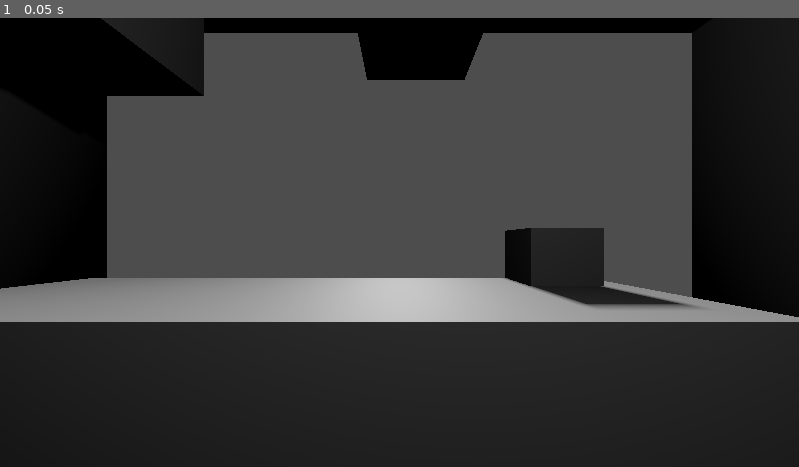
Above: before the commit, frame 1.
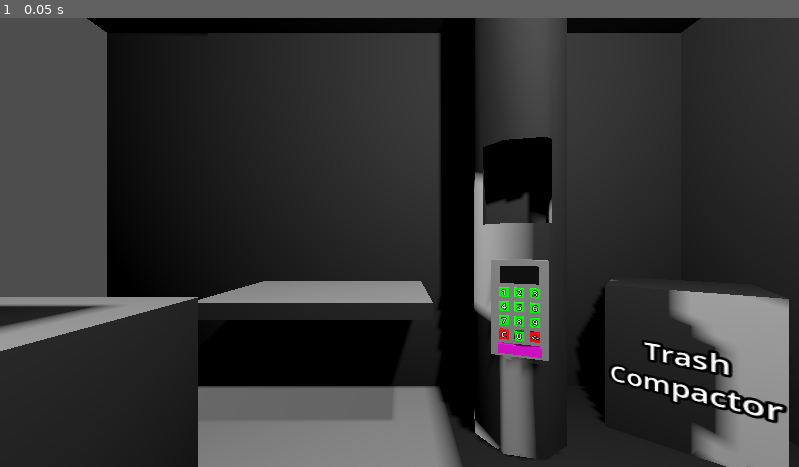
Above: after the commit, the same moment.

Repository: KristenKaiser/BadIdeas2026
Game: Godot game, scene res://Scenes/Main.tscn
The game is run twice, just before and just after one commit, with the same random seed, the same clock (stepped at 60 frames per second) and the same inputs.
Inputs:
- Up to frame 1 (0.05 s): no input

The runs differ from the first frame. In frame 1, 70% of the frame differs, in the area x 0-100%, y 0-100%.

Commit message:
Keypad summons object

Diff:
--- a/bad-ideas-game-jam-2026/Scenes/Button.tscn
+++ b/bad-ideas-game-jam-2026/Scenes/Button.tscn
@@ -12,12 +12,13 @@
 [sub_resource type="BoxShape3D" id="BoxShape3D_ohrw4"]
 size = Vector3(1.53, 1, 1)
 
-[node name="Button" type="MeshInstance3D" node_paths=PackedStringArray("label")]
+[node name="Button" type="MeshInstance3D" node_paths=PackedStringArray("label", "collision_shape")]
 transform = Transform3D(0.99999976, 0, 0, 0, 1, 0, 0, 0, 0.99999976, 0, 0, 0)
 mesh = SubResource("BoxMesh_a506e")
 skeleton = NodePath("../../Device")
 script = ExtResource("1_p3102")
 label = NodePath("")
+collision_shape = NodePath("Area3D/CollisionShape3D")
 
 [node name="Area3D" type="Area3D" parent="."]
 
--- a/bad-ideas-game-jam-2026/Scenes/KeypadButton.tscn
+++ b/bad-ideas-game-jam-2026/Scenes/KeypadButton.tscn
@@ -5,7 +5,7 @@
 [node name="Button" node_paths=PackedStringArray("label") instance=ExtResource("1_h7ygy")]
 label = NodePath("Label3D2")
 
-[node name="Label3D2" type="Label3D" parent="." index="2"]
+[node name="Label3D2" type="Label3D" parent="." index="1"]
 transform = Transform3D(-2.4103647e-08, 0, -1, 0, 0.5034887, 0, 0.5514272, 0, -4.371139e-08, -0.025572527, 0.0018492063, -1.1178107e-09)
 text = "1"
 font_size = 16
--- a/bad-ideas-game-jam-2026/Scenes/Main.tscn
+++ b/bad-ideas-game-jam-2026/Scenes/Main.tscn
@@ -1,17 +1,16 @@
-[gd_scene load_steps=7 format=3 uid="uid://d0nk4t02xe8ik"]
+[gd_scene load_steps=8 format=3 uid="uid://d0nk4t02xe8ik"]
 
 [ext_resource type="PackedScene" uid="uid://uvo3k3alfmfd" path="res://Scenes/food_can.tscn" id="1_kln2b"]
 [ext_resource type="PackedScene" uid="uid://ccmmb1u17r8a0" path="res://Scenes/keypad.tscn" id="1_r150o"]
 [ext_resource type="PackedScene" uid="uid://dg21mddb1l2b5" path="res://Scenes/Water.tscn" id="2_rgh2o"]
+[ext_resource type="PackedScene" uid="uid://dc2ar543euyj6" path="res://Scenes/catalogue.tscn" id="3_pbw6q"]
+[ext_resource type="Script" uid="uid://cd6s54ejg8gtm" path="res://Scenes/order_tube.gd" id="3_rgh2o"]
 
 [sub_resource type="BoxShape3D" id="BoxShape3D_c1w88"]
 size = Vector3(0.33112794, 0.4994873, 0.5165771)
 
 [sub_resource type="BoxShape3D" id="BoxShape3D_idj7w"]
 size = Vector3(0.82, 1, 0.71999997)
-
-[sub_resource type="BoxShape3D" id="BoxShape3D_r150o"]
-size = Vector3(0.6, 0.2, 0.4)
 
 [node name="Main" type="Node3D"]
 
@@ -28,7 +27,7 @@
 shadow_enabled = true
 
 [node name="Camera3D" type="Camera3D" parent="."]
-transform = Transform3D(1, 0, 5.9604645e-08, 0, 1, 0, -5.9604645e-08, 0, 1, -0.3, 1.1, -0.9)
+transform = Transform3D(1.5893256e-08, 0, -1, 0, 1, 0, 1, 0, 1.5893256e-08, -0.3, 1.1, -0.9)
 
 [node name="room" type="Node3D" parent="."]
 transform = Transform3D(1, 0, 0, 0, 1, 0, 0, 0, 1, 0, 1.2, -0.2)
@@ -91,6 +90,33 @@
 use_collision = true
 size = Vector3(2.7, 0.1, 1)
 
+[node name="FoodCan" parent="Left/Desk" instance=ExtResource("1_kln2b")]
+transform = Transform3D(0.9796559, 0, 0.20068464, 0, 1, 0, -0.20068464, 0, 0.9796559, 1.1737478, 0.1500001, 0.08294129)
+
+[node name="FoodCan2" parent="Left/Desk" instance=ExtResource("1_kln2b")]
+transform = Transform3D(0.9383785, 0, -0.3456094, 0, 1, 0, 0.3456094, 0, 0.9383785, 1.0967433, 0.15000004, 0.23876119)
+
+[node name="FoodCan3" parent="Left/Desk" instance=ExtResource("1_kln2b")]
+transform = Transform3D(0.9767846, 0, -0.21422394, 0, 1, 0, 0.21422394, 0, 0.9767846, 1.247808, 0.1500001, 0.2740724)
+
+[node name="FoodCan4" parent="Left/Desk" instance=ExtResource("1_kln2b")]
+transform = Transform3D(0.96870023, 0, 0.24823341, 0, 1, 0, -0.24823341, 0, 0.96870023, 1.1894307, 0.35000008, 0.23027015)
+
+[node name="FoodCan6" parent="Left/Desk" instance=ExtResource("1_kln2b")]
+transform = Transform3D(0.98710567, 0, -0.16007072, 0, 1, 0, 0.16007072, 0, 0.98710567, 1.0829349, 0.35000008, 0.118807554)
+
+[node name="FoodCan5" parent="Left/Desk" instance=ExtResource("1_kln2b")]
+transform = Transform3D(0.9698083, 0, -0.24386905, 0, 1, 0, 0.24386905, 0, 0.9698083, 1.012042, 0.15000004, 0.11278081)
+
+[node name="Water" parent="Left/Desk" instance=ExtResource("2_rgh2o")]
+transform = Transform3D(0.99125934, 0, 0.13192764, 0, 1, 0, -0.13192764, 0, 0.99125934, 0.651128, 0.19999999, 0.36162496)
+
+[node name="Water2" parent="Left/Desk" instance=ExtResource("2_rgh2o")]
+transform = Transform3D(0.9677136, 0, 0.25205243, 0, 1, 0, -0.25205243, 0, 0.9677136, 0.5277907, 0.19999999, 0.30339646)
+
+[node name="Water3" parent="Left/Desk" instance=ExtResource("2_rgh2o")]
+transform = Transform3D(0.4360794, 0, 0.8999082, 0, 1, 0, -0.8999082, 0, 0.4360794, 0.66453665, 0.19999999, 0.24769378)
+
 [node name="TrashCan" type="CSGBox3D" parent="Left"]
 transform = Transform3D(0.8660254, 0, -0.5, 0, 1, 0, 0.5, 0, 0.8660254, -2.45, -1.05, -1.25)
 size = Vector3(0.3, 0.5, 0.5)
@@ -134,37 +160,24 @@
 use_collision = true
 size = Vector3(1.4, 0.1, 1)
 
-[node name="FoodCan" parent="Right/Desk" instance=ExtResource("1_kln2b")]
-transform = Transform3D(-0.9796559, 0, -0.20068473, 0, 1, 0, 0.20068473, 0, -0.9796559, -0.49240506, 0.1500001, 4.512033)
+[node name="Catalogue" parent="Right/Desk" instance=ExtResource("3_pbw6q")]
+transform = Transform3D(-4.371139e-08, 0, 1, 0, 1, 0, -1, 0, -4.371139e-08, 0.07094395, 0.104886115, 0.005738735)
 
-[node name="FoodCan2" parent="Right/Desk" instance=ExtResource("1_kln2b")]
-transform = Transform3D(-0.9383785, 0, 0.34560934, 0, 1, 0, -0.34560934, 0, -0.9383785, -0.41540062, 0.15000004, 4.356213)
-
-[node name="FoodCan3" parent="Right/Desk" instance=ExtResource("1_kln2b")]
-transform = Transform3D(-0.9767846, 0, 0.21422385, 0, 1, 0, -0.21422385, 0, -0.9767846, -0.56646526, 0.1500001, 4.320902)
-
-[node name="FoodCan4" parent="Right/Desk" instance=ExtResource("1_kln2b")]
-transform = Transform3D(-0.96870023, 0, -0.2482335, 0, 1, 0, 0.2482335, 0, -0.96870023, -0.5080881, 0.35000008, 4.364704)
-
-[node name="FoodCan6" parent="Right/Desk" instance=ExtResource("1_kln2b")]
-transform = Transform3D(-0.98710567, 0, 0.16007063, 0, 1, 0, -0.16007063, 0, -0.98710567, -0.40159214, 0.35000008, 4.4761667)
-
-[node name="FoodCan5" parent="Right/Desk" instance=ExtResource("1_kln2b")]
-transform = Transform3D(-0.9698083, 0, 0.24386896, 0, 1, 0, -0.24386896, 0, -0.9698083, -0.33069932, 0.15000004, 4.4821935)
-
-[node name="Water" parent="Right/Desk" instance=ExtResource("2_rgh2o")]
-transform = Transform3D(-0.99125934, 0, -0.13192773, 0, 1, 0, 0.13192773, 0, -0.99125934, 0.030214667, 0.19999999, 4.2333493)
-
-[node name="Water2" parent="Right/Desk" instance=ExtResource("2_rgh2o")]
-transform = Transform3D(-0.9677136, 0, -0.2520525, 0, 1, 0, 0.2520525, 0, -0.9677136, 0.15355194, 0.19999999, 4.291578)
-
-[node name="Water3" parent="Right/Desk" instance=ExtResource("2_rgh2o")]
-transform = Transform3D(-0.43607935, 0, -0.8999082, 0, 1, 0, 0.8999082, 0, -0.43607935, 0.016806006, 0.19999999, 4.3472805)
-
-[node name="OrderTube" type="CSGCylinder3D" parent="Right"]
-transform = Transform3D(1, 0, 0, 0, 1, 0, 0, 0, 1, 1.7, 0.4156251, 0.099999994)
+[node name="OrderTube" type="CSGCylinder3D" parent="Right" node_paths=PackedStringArray("deposit", "keypad")]
+transform = Transform3D(0.9848077, 0, 0.17364818, 0, 1, 0, -0.17364818, 0, 0.9848077, 1.7, 0.4156251, 0.099999994)
 radius = 0.3
 height = 3.56875
+script = ExtResource("3_rgh2o")
+deposit = NodePath("deposit")
+keypad = NodePath("keypad")
+
+[node name="keypad" parent="Right/OrderTube" instance=ExtResource("1_r150o")]
+transform = Transform3D(0.8660254, 0, -0.5, 0, 1, 0, 0.5, 0, 0.8660254, -0.27600014, -0.81562513, -0.15669872)
+
+[node name="deposit" type="CSGBox3D" parent="Right/OrderTube"]
+transform = Transform3D(0.86603236, 0, -0.5000012, 0, 1, 0, 0.5000012, 0, 0.86603236, -0.12017405, -0.15, -0.078659385)
+operation = 2
+size = Vector3(0.5, 0.5, 0.4)
 
 [node name="TrashCompactor" type="CSGBox3D" parent="Right"]
 transform = Transform3D(0.64278764, 0, 0.7660445, 0, 1, 0, -0.7660445, 0, 0.64278764, 1.7766043, -0.9, 1.2857213)
@@ -181,15 +194,3 @@
 text = "Trash
 Compactor"
 font_size = 28
-
-[node name="Catalogue" type="CSGBox3D" parent="Right"]
-transform = Transform3D(1, 0, 0, 0, 1, 0, 0, 0, 1, 1.8656684, -0.39011323, -1.1371408)
-size = Vector3(0.6, 0.1, 0.4)
-
-[node name="Area3D" type="Area3D" parent="Right/Catalogue"]
-
-[node name="CollisionShape3D" type="CollisionShape3D" parent="Right/Catalogue/Area3D"]
-shape = SubResource("BoxShape3D_r150o")
-
-[node name="keypad" parent="Right" instance=ExtResource("1_r150o")]
-transform = Transform3D(0.8660254, 0, -0.5, 0, 1, 0, 0.5, 0, 0.8660254, 1.4239999, -0.40000004, -0.056698725)
--- a/bad-ideas-game-jam-2026/Scenes/keypad.tscn
+++ b/bad-ideas-game-jam-2026/Scenes/keypad.tscn
@@ -1,7 +1,13 @@
-[gd_scene load_steps=5 format=3 uid="uid://ccmmb1u17r8a0"]
+[gd_scene load_steps=11 format=3 uid="uid://ccmmb1u17r8a0"]
 
 [ext_resource type="Script" uid="uid://dn0o66irphsce" path="res://Scripts/keypad.gd" id="1_ohrw4"]
 [ext_resource type="PackedScene" uid="uid://dki82342476vv" path="res://Scenes/KeypadButton.tscn" id="1_v31qc"]
+[ext_resource type="PackedScene" uid="uid://dfn3krjokafc0" path="res://Art/Merchandise/Apple.fbx" id="2_phgvv"]
+[ext_resource type="PackedScene" uid="uid://bbbeto6mvhhx" path="res://Scenes/Button.tscn" id="3_cam67"]
+[ext_resource type="PackedScene" uid="uid://egattn0x1cpl" path="res://Art/Merchandise/Banana.fbx" id="3_h5lr6"]
+[ext_resource type="PackedScene" uid="uid://bgovkjkfacog5" path="res://Art/Merchandise/Bread.fbx" id="5_nlnrq"]
+[ext_resource type="PackedScene" uid="uid://dc8v3glcim8la" path="res://Art/Merchandise/Eggplant.fbx" id="6_kbj4l"]
+[ext_resource type="PackedScene" uid="uid://dmy5uvckvxx3h" path="res://Art/Merchandise/Sauce.fbx" id="7_s4x0h"]
 
 [sub_resource type="StandardMaterial3D" id="StandardMaterial3D_phgvv"]
 albedo_color = Color(0, 0, 0, 1)
@@ -9,10 +15,18 @@
 [sub_resource type="BoxMesh" id="BoxMesh_h5lr6"]
 material = SubResource("StandardMaterial3D_phgvv")
 
-[node name="Keypad" type="Node3D" node_paths=PackedStringArray("buttons", "display_label")]
+[node name="Keypad" type="Node3D" node_paths=PackedStringArray("buttons", "display_label", "display")]
 script = ExtResource("1_ohrw4")
-buttons = [NodePath("Buttons/One"), NodePath("Buttons/Two"), …(227 unchanged characters)… s/Clear"), NodePath("Buttons/Backspace")]
+buttons = [NodePath("Buttons/One"), NodePath("Buttons/Two"), …(227 unchanged characters)… s/Clear"), NodePath("Buttons/Backspace"), NodePath("Buttons/Enter")]
 display_label = NodePath("Display/Label3D")
+display = NodePath("Display")
+codes_and_items = Dictionary[String, PackedScene]({
+"07590": ExtResource("5_nlnrq"),
+"63389": ExtResource("7_s4x0h"),
+"69128": ExtResource("3_h5lr6"),
+"71411": ExtResource("6_kbj4l"),
+"84460": ExtResource("2_phgvv")
+})
 
 [node name="Device" type="CSGBox3D" parent="."]
 transform = Transform3D(0.99999994, 0, 0, 0, 1, 0, 0, 0, 0.99999994, 0, -0.075, 0)
@@ -93,3 +107,8 @@
 text = "<-"
 functionality = 1
 color = Color(1, 0, 0, 1)
+
+[node name="Enter" parent="Buttons" instance=ExtResource("3_cam67")]
+transform = Transform3D(0.99999976, 0, 0, 0, 1, 0, 0, 0, 4.439999, -0.06, -0.3, 0)
+functionality = 3
+color = Color(0.9019608, 0, 0.84313726, 1)
--- /dev/null
+++ b/bad-ideas-game-jam-2026/Scenes/order_tube.gd
@@ -0,0 +1,12 @@
+extends CSGCylinder3D
+@export var deposit : Node3D
+@export var keypad : KeyPad
+
+
+func _ready() -> void:
+	keypad.order_item.connect(order_item)
+
+func order_item(item : PackedScene):
+	var new_item : Node3D = item.instantiate()
+	deposit.add_child(new_item)
+	#new_item.position = deposit.position
--- a/bad-ideas-game-jam-2026/Scripts/Button.gd
+++ b/bad-ideas-game-jam-2026/Scripts/Button.gd
@@ -3,15 +3,19 @@
 
 @export var text : String
 @export var label : Label3D
-enum Functionality {NUMBER, BACKSPACE, CLEAR}
+enum Functionality {NUMBER, BACKSPACE, CLEAR, ENTER}
 @export var functionality : Functionality = Functionality.NUMBER
 signal num_button_pressed(num : String)
 signal backspace_button_pressed
 signal clear_button_pressed
-@export var color : Color #= Color.GREEN
+signal enter_button_pressed
+@export var color : Color
+@export var collision_shape : CollisionShape3D
+
 
 func _ready() -> void:
-	label.text = str(text)
+	if label:
+		label.text = str(text)
 	create_material()
 
 
@@ -32,9 +36,16 @@
 			backspace_button_pressed.emit()
 		Functionality.CLEAR:
 			clear_button_pressed.emit()
+		Functionality.ENTER:
+			enter_button_pressed.emit()
 
 
 func _on_area_3d_input_event(_camera: Node, event: InputEvent, _event_position: Vector3, _normal: Vector3, _shape_idx: int) -> void:
 	if event is InputEventMouseButton:
 		if event.button_index == MOUSE_BUTTON_LEFT and event.pressed:
 			on_press()
+
+func size_collosion_shape():
+	var material = mesh.surface_get_material(0) as StandardMaterial3D
+	collision_shape.size =  material.size
+	collision_shape.position = position
--- /dev/null
+++ b/bad-ideas-game-jam-2026/Scripts/Classes/ObjectData.gd
@@ -0,0 +1,5 @@
+class_name MerchData
+extends Resource
+
+@export var number: String
+@export var item: PackedScene
--- a/bad-ideas-game-jam-2026/Scripts/keypad.gd
+++ b/bad-ideas-game-jam-2026/Scripts/keypad.gd
@@ -4,7 +4,12 @@
 
 @export var buttons: Array[Button3D]
 @export var display_label : Label3D
+@export var display : MeshInstance3D
 var keypad_input : String = ""
+@export var codes_and_items : Dictionary[String, PackedScene]
+signal order_item(PackedScene)
+
+
 
 # Called when the node enters the scene tree for the first time.
 func _ready() -> void:
@@ -13,7 +18,7 @@
 		button.backspace_button_pressed.connect(backspace)
 		button.clear_button_pressed.connect(clear_input)
 		button.num_button_pressed.connect(append_num)
-
+		button.enter_button_pressed.connect(call_item)
 
 func backspace():
 	keypad_input = keypad_input.left(keypad_input.length()-1)
@@ -26,3 +31,19 @@
 func append_num(value : String):
 	keypad_input += value
 	display_label.text = keypad_input
+
+func call_item():
+	if codes_and_items.has(keypad_input):
+		print("call item %s" % keypad_input)
+		await display_flash_color(Color.GREEN)
+		order_item.emit(codes_and_items[keypad_input])
+	else:
+		await display_flash_color(Color.RED)
+	clear_input()
+
+func display_flash_color(color : Color):
+	var display_material = display.mesh.surface_get_material(0) as StandardMaterial3D
+	var prev_color : Color = display_material.albedo_color
+	display_material.albedo_color = color
+	await get_tree().create_timer(1).timeout
+	display_material.albedo_color = prev_color
Binary file added: bad-ideas-game-jam-2026/Art/Merchandise/Apple.fbx
Not shown, added: bad-ideas-game-jam-2026/Art/Merchandise/Apple.fbx.import
Binary file added: bad-ideas-game-jam-2026/Art/Merchandise/Banana.fbx
Not shown, added: bad-ideas-game-jam-2026/Art/Merchandise/Banana.fbx.import
Binary file added: bad-ideas-game-jam-2026/Art/Merchandise/Bread.fbx
Not shown, added: bad-ideas-game-jam-2026/Art/Merchandise/Bread.fbx.import
Binary file added: bad-ideas-game-jam-2026/Art/Merchandise/Eggplant.fbx
Not shown, added: bad-ideas-game-jam-2026/Art/Merchandise/Eggplant.fbx.import
Binary file added: bad-ideas-game-jam-2026/Art/Merchandise/Sauce.fbx
Not shown, added: bad-ideas-game-jam-2026/Art/Merchandise/Sauce.fbx.import
Not shown, added: bad-ideas-game-jam-2026/Scenes/order_tube.gd.uid
Not shown, added: bad-ideas-game-jam-2026/Scripts/Classes/ObjectData.gd.uid
